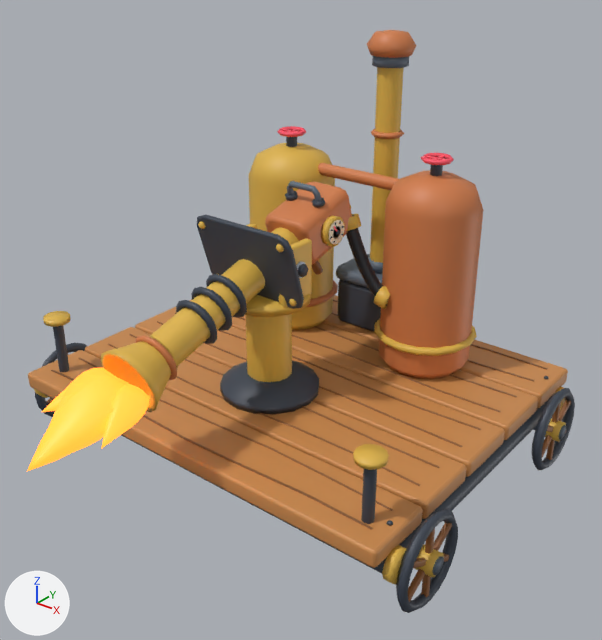
The FBX model store-assets/buildings/FlamethrowerTurret/fbx/FlamethrowerTurret_T2.fbx as it was, and as the next commit left it.
Rendered twice from a camera (50 mm lens) standing at (7.21, -8.97, 7.71) and looking at (0.67, -0.79, 2.65). Every picture has the same lights, and +X, +Y and +Z are marked at lower left. The picture after the commit comes second. Vertices at exactly the same position are counted once.

The first picture shows 'FlamethrowerTurretT2Deck', 'FlamethrowerTurretT2FlameGlow', 'FlamethrowerTurretT2Frame', 'FlamethrowerTurretT2Gun', 'FlamethrowerTurretT2Mount', 'FlamethrowerTurretT2Pump', 'FlamethrowerTurretT2Tanks', 'FlamethrowerTurretT2WheelL', 'FlamethrowerTurretT2WheelR'.
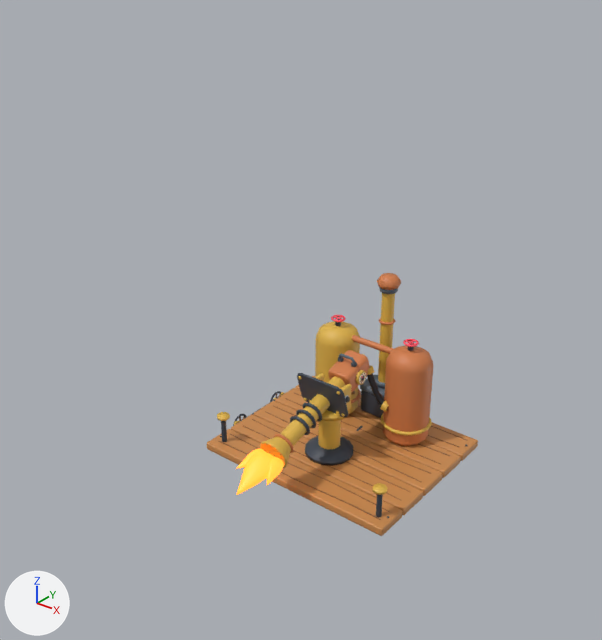
Where the newer file only moved an object's origin or applied its transform, the numbers keep the older frame.

The change, as a list of edits to the scene's bpy script:
```text
Change me_flamethrowerturrett2tanks_001:
    used by ob_flamethrowerturrett2tanks; location = (0.0, 0.0, 0.0)
    remove me_flamethrowerturrett2tanks_001.from_pydata(...)  # 1165 vertices, 1316 faces; spans x -2.16..2.16, y 0.64..2.31, z 1.26..4.6
    add me_flamethrowerturrett2tanks_001.from_pydata(...)  # 1165 vertices, 1316 faces; spans x -0.21..1.95, y 0.32..1.15, z 0.3..1.97
    me_flamethrowerturrett2tanks_001 part 4: the whole mesh is scaled about its middle by 0.5, then moved by (0.87, -0.74, -1.8)
Change me_flamethrowerturrett2deck_001:
    used by ob_flamethrowerturrett2deck; location = (0.0, 0.0, 0.0)
    remove me_flamethrowerturrett2deck_001.from_pydata(...)  # 730 vertices, 816 faces; spans x -3.3..3.3, y -2.73..2.73, z 1.0..2.2
    add me_flamethrowerturrett2deck_001.from_pydata(...)  # 730 vertices, 816 faces; spans x -0.77..2.52, y -1.36..1.36, z 0.17..0.77
    me_flamethrowerturrett2deck_001 part 5: the whole mesh is scaled about its middle by 0.5, then moved by (0.87, 0.0, -1.13)
Change me_flamethrowerturrett2mount_001:
    used by ob_flamethrowerturrett2mount; location = (0.0, 0.0, 0.0)
    remove me_flamethrowerturrett2mount_001.from_pydata(...)  # 428 vertices, 542 faces; spans x -0.75..0.75, y -1.45..0.05, z 1.26..3.7
    add me_flamethrowerturrett2mount_001.from_pydata(...)  # 428 vertices, 542 faces; spans x 0.5..1.25, y -0.72..0.03, z 0.3..1.52
    me_flamethrowerturrett2mount_001 part 6: the whole mesh is scaled about its middle by 0.5, then moved by (0.87, 0.35, -1.57)
Change me_flamethrowerturrett2gun_001:
    used by ob_flamethrowerturrett2gun; location = (0.0, 0.0, 0.0)
    remove me_flamethrowerturrett2gun_001.from_pydata(...)  # 957 vertices, 1112 faces; spans x -0.85..0.85, y -3.47..0.92, z 2.1..4.27
    add me_flamethrowerturrett2gun_001.from_pydata(...)  # 957 vertices, 1112 faces; spans x 0.45..1.3, y -1.74..0.46, z 0.72..1.81
    me_flamethrowerturrett2gun_001 part 1: the whole mesh is scaled about its middle by 0.5, then moved by (0.87, 0.64, -1.92)
Change me_flamethrowerturrett2flameglow_001:
    used by ob_flamethrowerturrett2flameglow; location = (0.0, 0.0, 0.0)
    remove me_flamethrowerturrett2flameglow_001.from_pydata(...)  # 328 vertices, 360 faces; spans x -0.63..0.55, y -4.88..-3.34, z 1.99..2.8
    add me_flamethrowerturrett2flameglow_001.from_pydata(...)  # 328 vertices, 360 faces; spans x 0.56..1.15, y -2.44..-1.67, z 0.67..1.07
    me_flamethrowerturrett2flameglow_001 part 3: the whole mesh is scaled about its middle by 0.5, then moved by (0.89, 2.05, -1.53)
Change me_flamethrowerturrett2pump_001:
    used by ob_flamethrowerturrett2pump; location = (0.0, 0.0, 0.0)
    remove me_flamethrowerturrett2pump_001.from_pydata(...)  # 311 vertices, 372 faces; spans x -0.69..0.69, y 1.76..2.74, z 1.26..6.16
    add me_flamethrowerturrett2pump_001.from_pydata(...)  # 311 vertices, 372 faces; spans x 0.53..1.22, y 0.88..1.37, z 0.3..2.75
    me_flamethrowerturrett2pump_001 part 2: the whole mesh is scaled about its middle by 0.5, then moved by (0.87, -1.13, -2.19)
Change ob_flamethrowerturrett2wheelr:
    ob_flamethrowerturrett2wheelr.scale: (1.0, 1.0, 1.0) -> (0.25, 0.25, 0.25)
Change ob_flamethrowerturrett2wheell:
    ob_flamethrowerturrett2wheell.scale: (1.0, 1.0, 1.0) -> (0.25, 0.25, 0.25)
Change ob_flamethrowerturrett2frame:
    ob_flamethrowerturrett2frame.scale: (1.0, 1.0, 1.0) -> (0.25, 0.25, 0.25)
```

Where the change shows, as pixel boxes (x1, y1, x2, y2) in the pictures (602 x 640 px):
'FlamethrowerTurretT2Deck', moved, rescaled: before (28, 295, 568, 568); after (207, 376, 478, 536)
'FlamethrowerTurretT2Tanks', moved, rescaled (49% narrower, 48% shorter): before (249, 126, 483, 379); after (315, 315, 433, 446)
'FlamethrowerTurretT2Gun', moved, rescaled (56% narrower, 49% shorter): before (101, 181, 352, 412); after (260, 350, 370, 468)
'FlamethrowerTurretT2Mount', moved, rescaled (51% narrower, 51% shorter): before (220, 224, 319, 415); after (305, 373, 353, 466)
'FlamethrowerTurretT2Pump', moved, rescaled (48% narrower, 52% shorter): before (336, 30, 416, 332); after (360, 273, 401, 418)
'FlamethrowerTurretT2FlameGlow', moved, rescaled (60% narrower, 55% shorter): before (27, 368, 149, 471); after (236, 449, 284, 495)
'FlamethrowerTurretT2WheelR', rescaled (mostly hidden afterwards): before (396, 388, 575, 613); after (356, 426, 363, 431)
'FlamethrowerTurretT2Frame', rescaled (mostly hidden): before (34, 387, 566, 585); after (234, 392, 285, 425)
'FlamethrowerTurretT2WheelL', rescaled: before (35, 343, 87, 417); after (233, 391, 282, 426)
